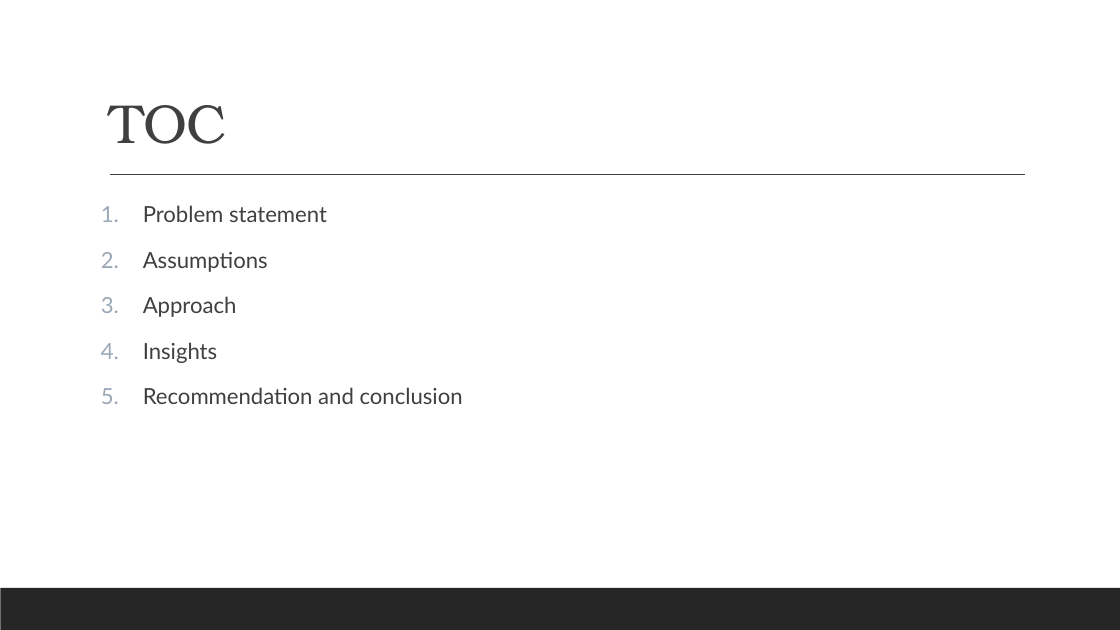
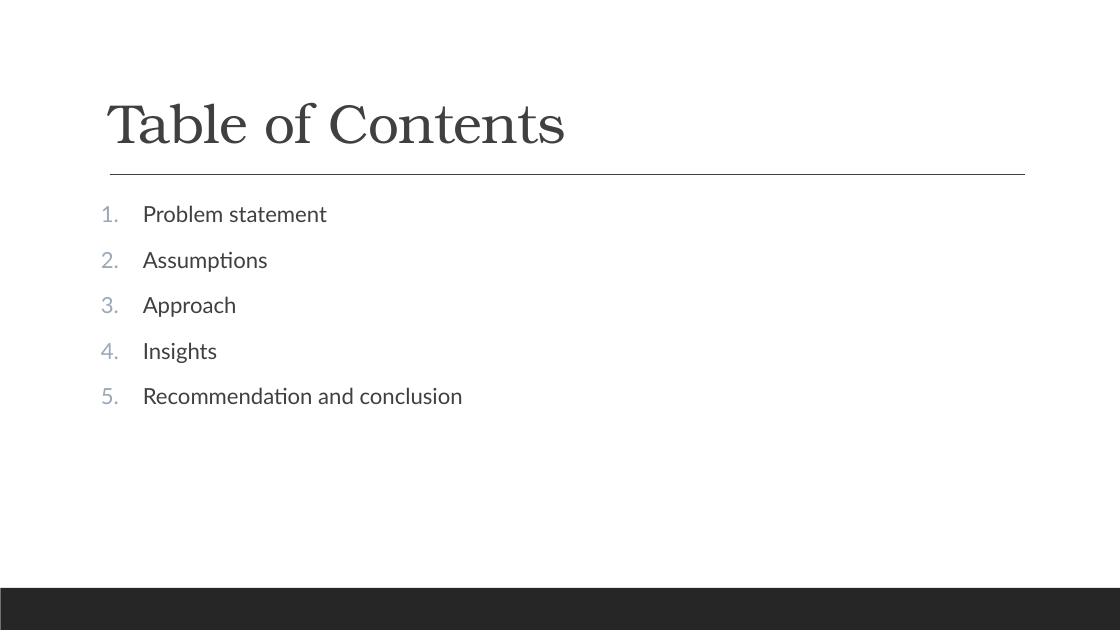
Before and after one commit to vidhyadharpandit/LendingClubCaseStudy, a slide deck: slide 2 of LendingClubCaseStudy-Presentation.pptx. Drawn at 1120x630 pixels with LibreOffice and Linux fonts; fonts in the diff are those of the drawing. Boxes give left, top, right and bottom in pixels: in the first picture for what was removed or moved away, otherwise in the second. Text is boxed around its words. In the diff, an @@ line names an element or a change of style, - is before the commit and + after.

```diff
--- a/LendingClubCaseStudy-Presentation.pptx
+++ b/LendingClubCaseStudy-Presentation.pptx
@@ title at bbox=[109, 102, 566, 144]: text changed @@
-TOC
+Table of Contents
```
Also in this commit, not shown: 11 other slides changed, 3 slides added, 5 slides removed, 2 other files.
